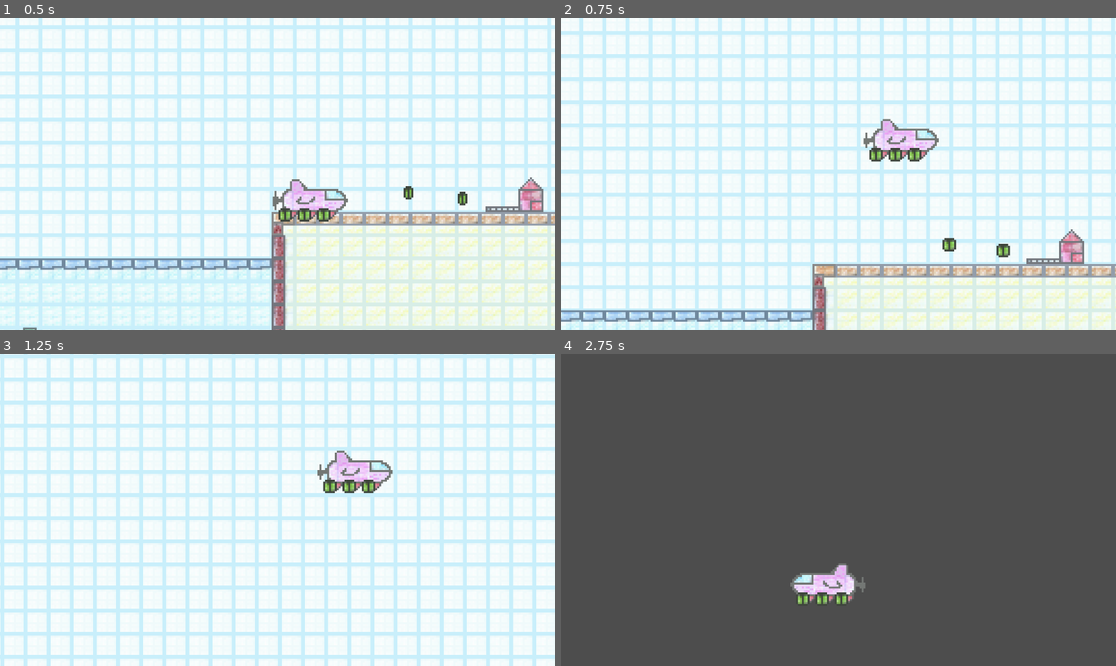
Above: before the commit, frames 1-4 (two rows, left to right).
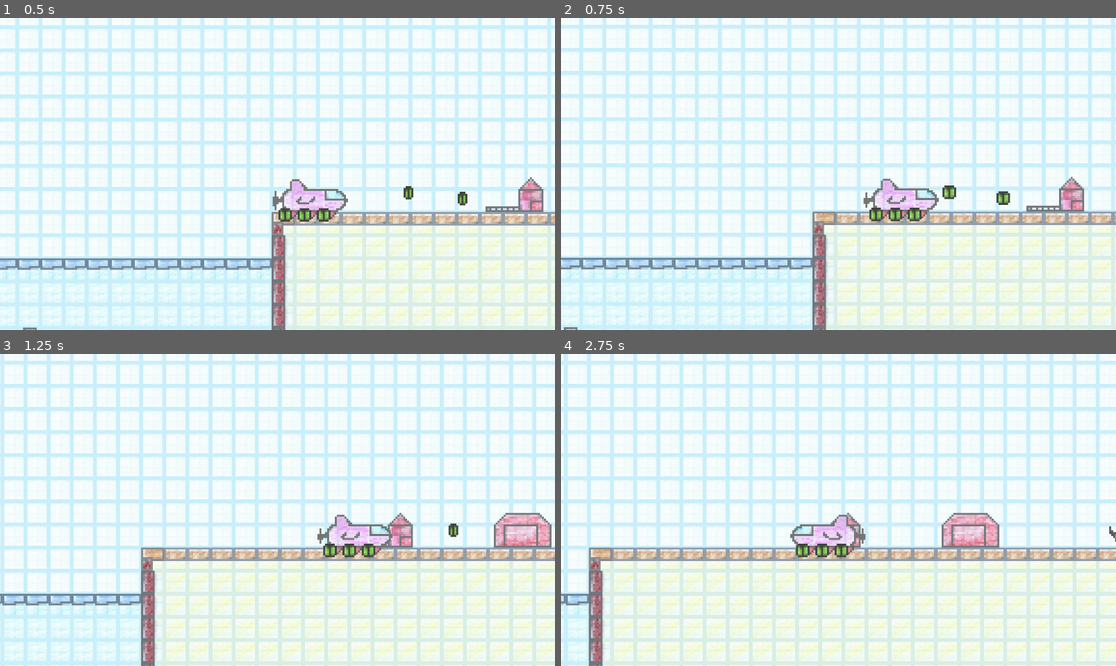
Above: after the commit, the same moments.

Repository: eiganesteknolab/fartcaptureandstorage
Game: Godot game, scene res://Scene/game.tscn
Same seed, same stepped clock (60 frames per second), same inputs: the game is played once before the commit and once after it.
Inputs:
- Up to frame 1 (0.5 s): no input
- Up to frame 2 (0.75 s): tap Enter (ui_accept) at 0.5, 0.6 s; hold Right (ui_right) from 0.53 s (still down)
- Up to frame 3 (1.25 s): keep holding Right (ui_right); tap Enter (ui_accept) at 0.77, 1.07 s
- Up to frame 4 (2.75 s): tap Enter (ui_accept) at 1.35, 1.52, 1.82, 2.1 s; release Right (ui_right) at 2.03 s; hold Left (ui_left) from 2.03 s (still down)

Frame 1 is identical in both runs. In frame 2, 37% of the frame differs, in the area x 0-100%, y 2-100%; in frame 3, 40%; in frame 4, 100%, in the area x 0-100%, y 0-100%.

Commit message:
Controller support

Diff:
--- a/Scene/full_diper.tscn
+++ b/Scene/full_diper.tscn
@@ -48,7 +48,7 @@
 [node name="AnimatedSprite2D" type="AnimatedSprite2D" parent="."]
 sprite_frames = SubResource("SpriteFrames_gcpjr")
 autoplay = "default"
-frame_progress = 0.375503
+frame_progress = 0.408869
 
 [node name="CollisionShape2D" type="CollisionShape2D" parent="."]
 shape = SubResource("CircleShape2D_vmxgi")
--- a/Scripts/player.gd
+++ b/Scripts/player.gd
@@ -3,37 +3,47 @@
 const SPEED = 130.0
 const JUMP_VELOCITY = -300.0
 
+const SHOOT_COOLDOWN = 0.2
+const JUMP_COOLDOWN = 0.2
+
+var can_shoot = true
+var can_jump = true
+
 # Exported variable for the bullet scene
 @export var Bullet: PackedScene
 
 func _physics_process(delta: float) -> void:
-	# Add the gravity.
 	if not is_on_floor():
 		velocity += get_gravity() * delta
 
 	# Handle jump.
-	if Input.is_action_just_pressed("ui_accept"):
+	if can_jump and  Input.is_joy_button_pressed(0, JOY_BUTTON_X):
 		velocity.y = JUMP_VELOCITY
+		can_jump = false
+		await get_tree().create_timer(JUMP_COOLDOWN).timeout
+		can_jump = true
+
+	# Check for shooting input
+	if can_shoot and Input.is_joy_button_pressed(0, JOY_BUTTON_A):
+		shoot()
+		can_shoot = false
+		await get_tree().create_timer(SHOOT_COOLDOWN).timeout
+		can_shoot = true
 
 	# Get the input direction and handle the movement/deceleration.
 	# As good practice, you should replace UI actions with custom gameplay actions.
 	var direction := Input.get_axis("ui_left", "ui_right")
 	if direction:
-
 		velocity.x = direction * SPEED
 	else:
 		velocity.x = move_toward(velocity.x, 0, SPEED)
-
-	move_and_slide()
 
 	if velocity.x > 0:
 		$AnimatedSprite2D.flip_h = false
 	elif velocity.x < 0:
 		$AnimatedSprite2D.flip_h = true
 
-		# Check for shooting input
-	if Input.is_action_just_pressed("ui_up"):
-		shoot()
+	move_and_slide()
 
 func shoot() -> void:
 	var b = Bullet.instantiate()
